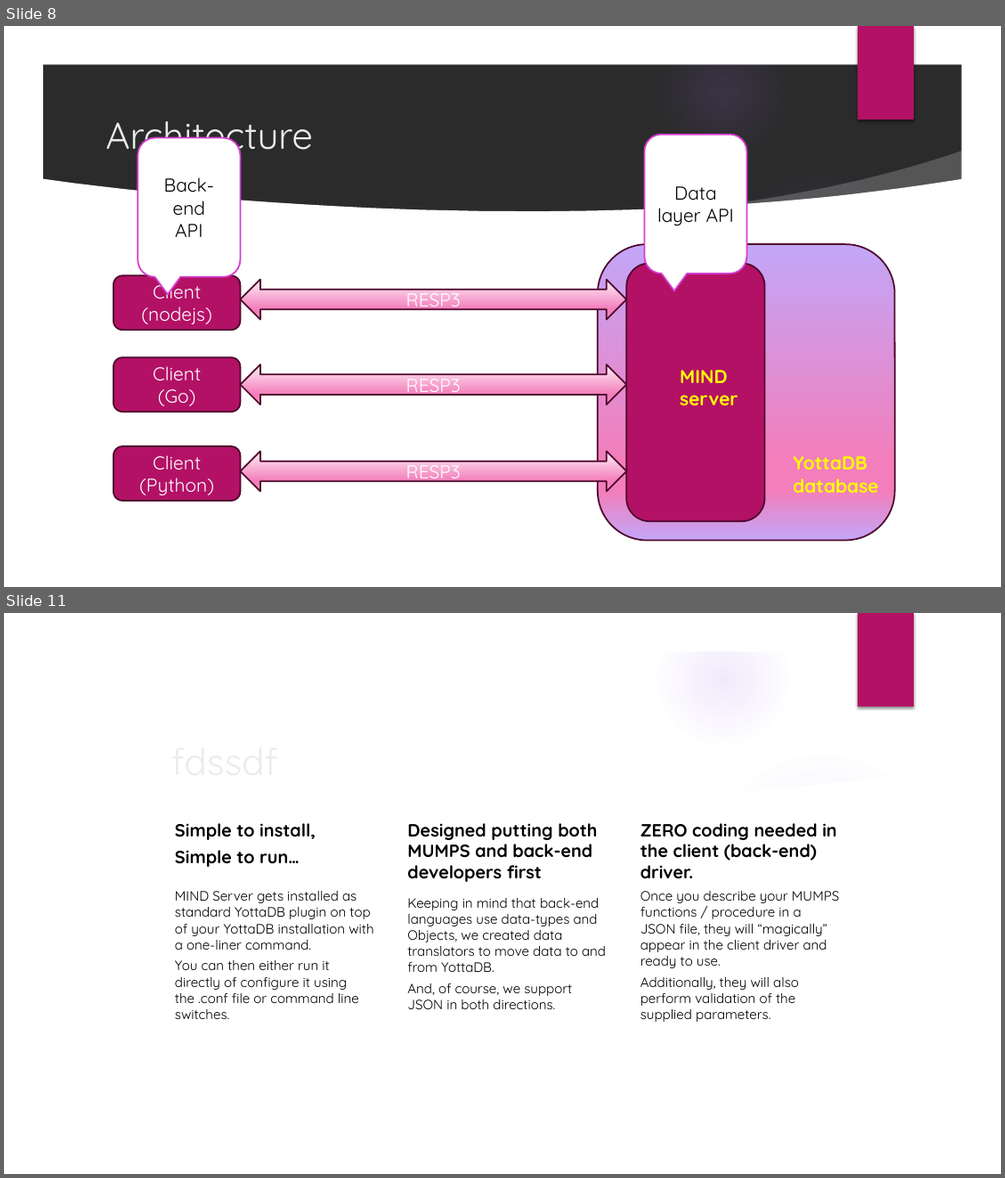
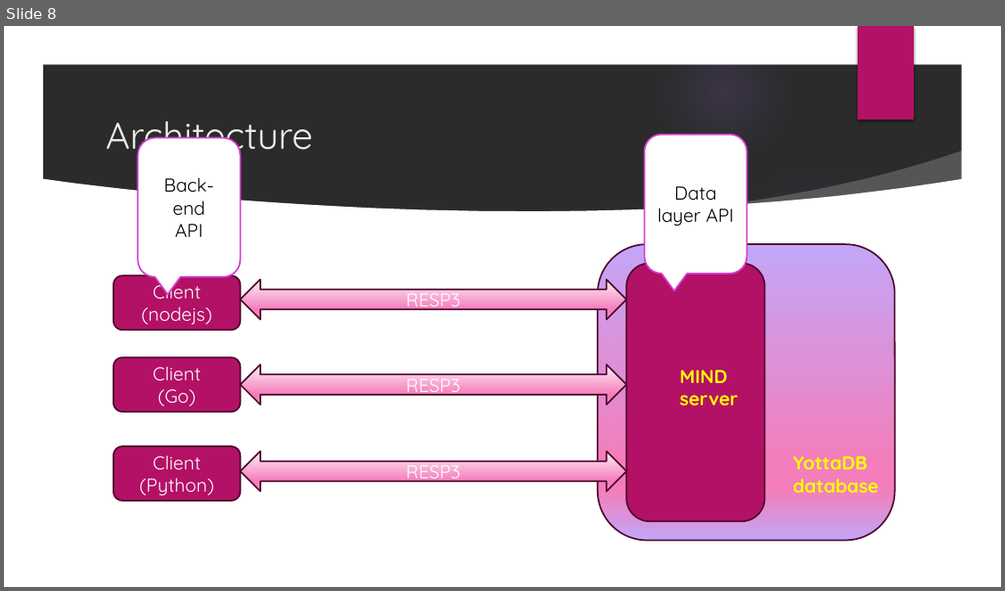
Before and after one commit to mind4yottadb/mind-server, a slide deck: docs/slides/def1.pptx. Shown one above the other, each under a label of ours: slides 8 and 11 before the commit, slide 8 after it; the slides between them are not shown. The pictures are 1005x1178 and 1005x591 pixels, drawn with LibreOffice and Linux fonts; fonts in the diff are those of the drawing; background and template pictures are left out; a plain dark background stands for a picture behind light text. Boxes give left, top, right and bottom in pixels: in the first picture for what was removed or moved away, otherwise in the second. Text is boxed around its words. In the diff, an @@ line names an element or a change of style, - is before the commit and + after.

```diff
--- a/docs/slides/def1.pptx
+++ b/docs/slides/def1.pptx
@@ slide 11 removed at [4, 613, 1001, 1174], background picture (left out); not listed: 9 template elements that a slide beside it also shows @@
@@ title removed at [164, 679, 841, 787] @@
-fdssdf
@@ group removed at [175, 823, 839, 1022]: 6 texts @@
-Simple to install,
-Simple to run…
-MIND Server gets installed as standard YottaDB plugin on top of your YottaDB installation with a one-liner command.
-You can then either run it directly of configure it using the .conf file or command line switches.
-Designed putting both MUMPS and back-end developers first
-Keeping in mind that back-end languages use data-types and Objects, we created data translators to move data to and from YottaDB.
-And, of course, we support JSON in both directions.
-ZERO coding needed in the client (back-end) driver.
-Once you describe your MUMPS functions / procedure in a JSON file, they will “magically” appear in the client driver and ready to use.
-Additionally, they will also perform validation of the supplied parameters.
```
Also in this commit, not shown: 3 slides changed, 2 slides added, 2 other slides removed.
